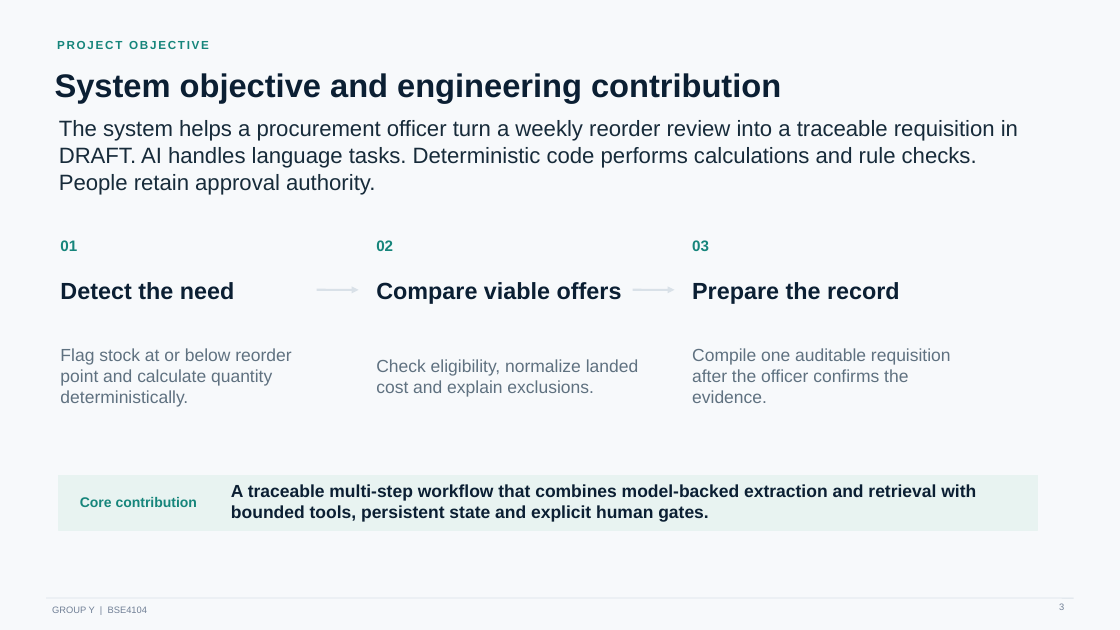
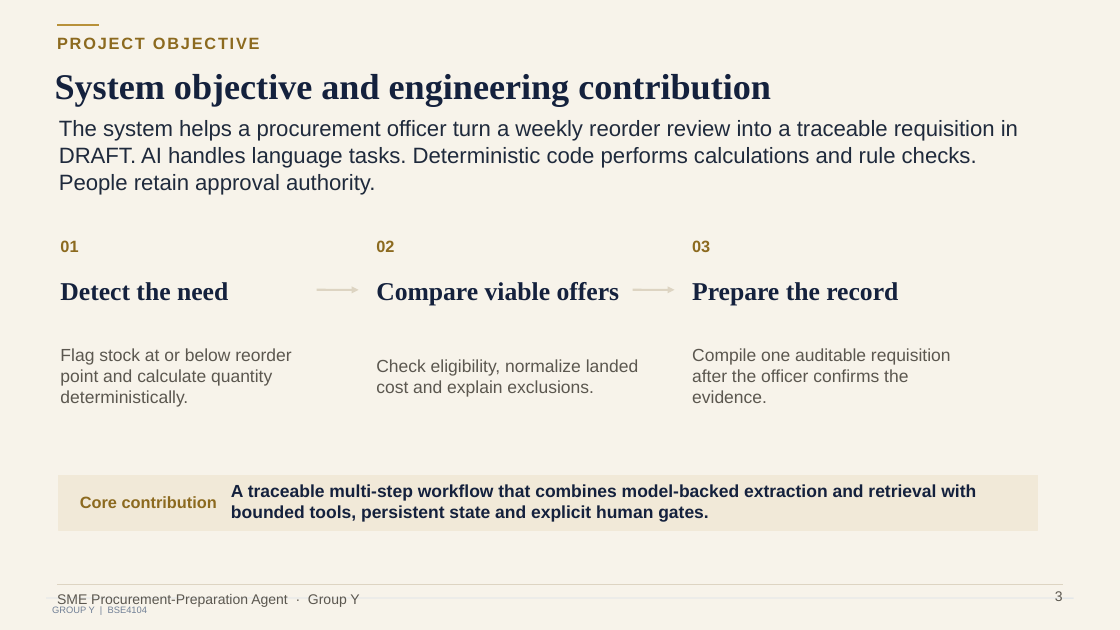
Before and after one commit to GeorgeLukaanya/bse4104-procurement-agent, a slide deck: slide 3 of evidence/demo/Group-Y-SME-Procurement-Agent-Panel-Presentation.pptx. Drawn at 1120x630 pixels with LibreOffice and Linux fonts; fonts in the diff are those of the drawing. Boxes give left, top, right and bottom in pixels: in the first picture for what was removed or moved away, otherwise in the second. Text is boxed around its words. In the diff, an @@ line names an element or a change of style, - is before the commit and + after.

```diff
--- a/evidence/demo/Group-Y-SME-Procurement-Agent-Panel-Presentation.pptx
+++ b/evidence/demo/Group-Y-SME-Procurement-Agent-Panel-Presentation.pptx
@@ background #F7F9FB to #F7F3EA @@
@@ line added from (57, 25) to (99, 25), #B8913A 1.5 pt @@
@@ text "PROJECT OBJECTIVE" at [57,37,260,49]: size 10 to 14 pt, text colour #16857B to #8C6A1F @@
@@ text "System objective and engineering contribution" at [55,74,771,106]: size 28 to 31 pt, font Arial to Times New Roman, text colour #0B1F33 to #14213D @@
@@ text "The system helps a procurement ..." at [59,120,1018,195]: text colour #172B3A to #1F2A3C @@
@@ size 13 to 14 pt, text colour #16857B to #8C6A1F in 3 elements at [60,240,78,252], [376,240,394,252], [692,240,710,252] @@
@@ size 20 to 22 pt, font Arial to Times New Roman, text colour #0B1F33 to #14213D in 3 elements at [60,282,228,301], [376,282,620,305], [692,282,898,305] @@
@@ arrow (317, 290) - (359, 290): stroke #D9E1E8 1.8 pt to #DDD4C2 1.8 pt @@
@@ arrow (633, 290) - (675, 290): stroke #D9E1E8 1.8 pt to #DDD4C2 1.8 pt @@
@@ text colour #5F7180 to #5B574F in 3 elements at [60,348,291,407], [376,359,639,397], [692,348,951,403] @@
@@ rectangle at [59,476,1038,530]: fill #E8F3F1 to #F1E9D8; outline #E8F3F1 1 pt to #F1E9D8 1 pt @@
@@ text "Core contribution" at [80,496,217,508]: size 12 to 14 pt, text colour #16857B to #8C6A1F @@
@@ text "A traceable multi-step workflow that ..." at [231,484,976,522]: text colour #0B1F33 to #14213D @@
@@ line added from (57, 584) to (1063, 584), #DDD4C2 0.5 pt @@
@@ text added at [57,594,359,607], 12 pt, text #5B574F @@
+SME Procurement-Preparation Agent · Group Y
@@ page number: place and size @@
-page number at [1059,603,1064,610]
+page number at [1055,591,1063,601]
@@ page number at [1055,591,1063,601]: size 8 to 12 pt, text colour #718096 to #5B574F @@
```
Also in this commit, not shown: 11 other slides changed, 3 other files.
